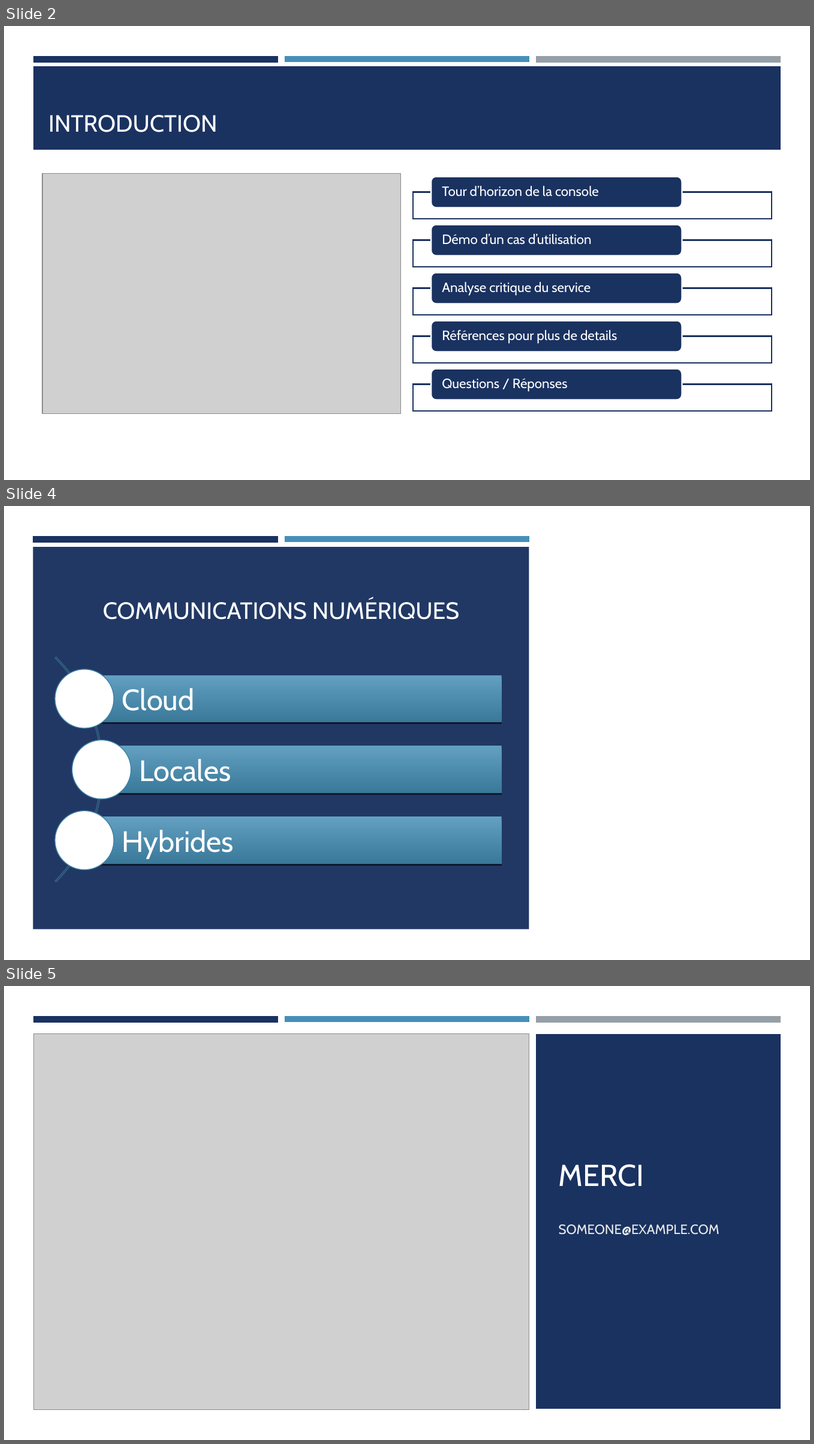
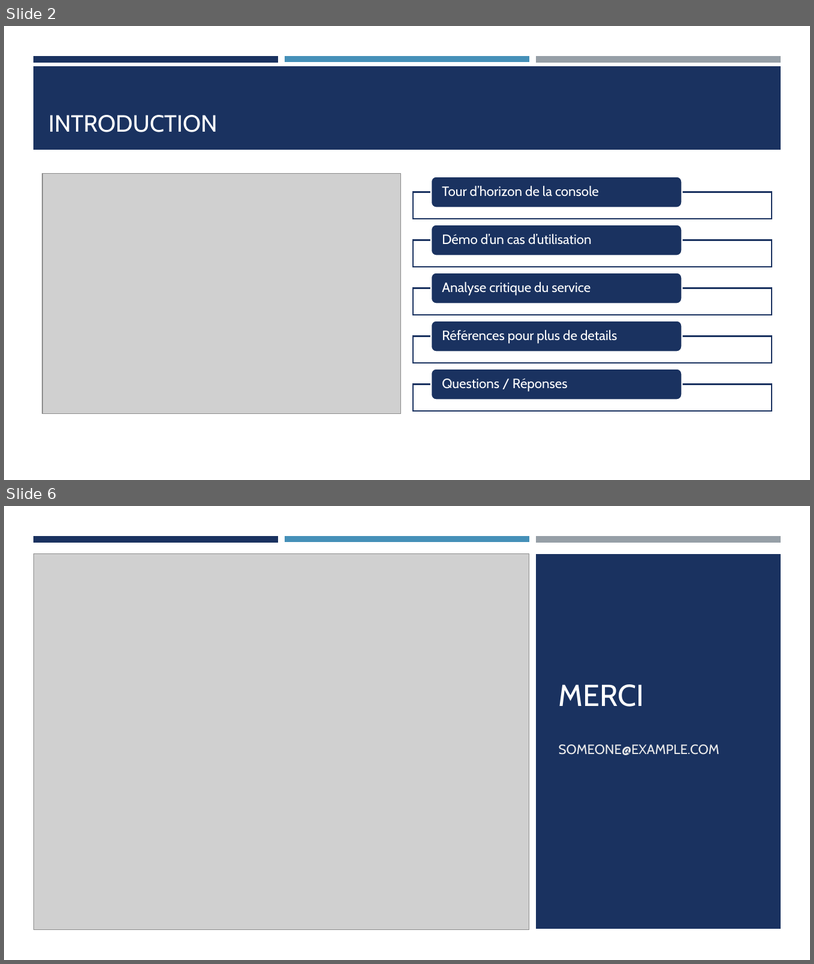
Before and after one commit to Jmuhleman/pw_CLD, a slide deck: workshop/AWS Comprehend.odp. Shown one above the other, each under a label of ours: slides 2, 4 and 5 before the commit, slides 2 and 6 after it; the slides between them are not shown. The pictures are 814x1444 and 814x964 pixels, drawn with LibreOffice and Linux fonts; fonts in the diff are those of the drawing; grey boxes stand for pictures; background and template pictures are left out; a plain dark background stands for a picture behind light text. Boxes give left, top, right and bottom in pixels: in the first picture for what was removed or moved away, otherwise in the second. Text is boxed around its words. In the diff, an @@ line names an element or a change of style, - is before the commit and + after.

```diff
--- a/workshop/AWS Comprehend.odp
+++ b/workshop/AWS Comprehend.odp
@@ slide 4 removed at <box>4,506,810,960</box>, background picture (left out); not listed: 2 template elements that a slide beside it also shows @@
@@ freeform shape removed at <box>4,506,810,960</box> @@
@@ freeform shape removed at <box>33,536,278,542</box> @@
@@ freeform shape removed at <box>285,536,530,542</box> @@
@@ freeform shape removed at <box>33,547,782,625</box> @@
@@ freeform shape removed at <box>33,547,530,929</box> @@
@@ title removed at <box>103,599,460,619</box> @@
-COMMUNICATIONS NUMÉRIQUES
@@ group removed at <box>4,610,502,928</box>: 7 freeform shapes @@
-Cloud
-Locales
-Hybrides
@@ what was slide 5 is now slide 6 @@
```
Also in this commit, not shown: 1 slide changed, 3 slides added, 1 other slide removed.
